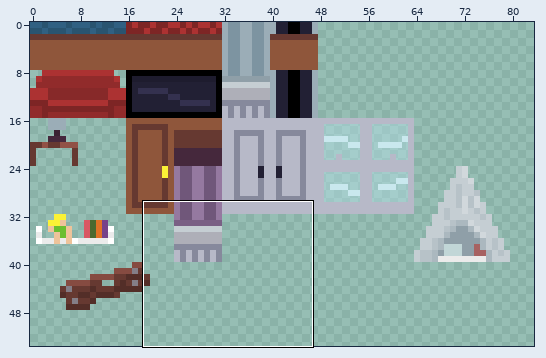
Sprite sheet: src/commonMain/resources/tiles.png. The first picture is a wide view before the edit; the outline marks the close-up.
Close-up. Before the commit:
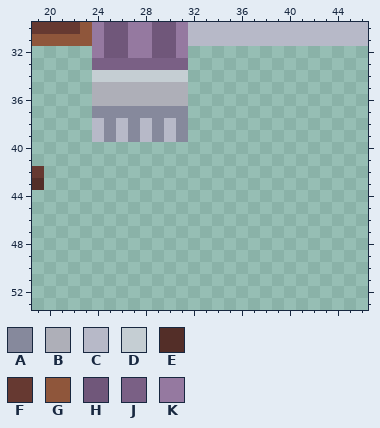
The file is 512x512 pixels. Colours within 5 levels of each other are drawn and written as one. Shown: x 19..46, y 30..53. The wide view leaves out empty margins.
Palette (. is transparent): A #86899c  B #aeafb8  C #b7b9c8  D #c5ced3  E #532e28  F #663931  G #8f563b  H #70577a  J #7a6085  K #9579a0
Pixels before, first column x 19:
30 FFFFGKHHKKHHKCCCCCCCCCCCCCCC
31 GGGGGKHHKKHHKCCCCCCCCCCCCCCC
32 .....KHHKKHHK...............
33 .....JJJJJJJJ...............
34 .....DDDDDDDD...............
35 .....BBBBBBBB...............
36 .....BBBBBBBB...............
37 .....AAAAAAAA...............
38 .....CACACACA...............
39 .....CACACACA...............
40 ............................
41 ............................
42 F...........................
43 E...........................
After the commit:
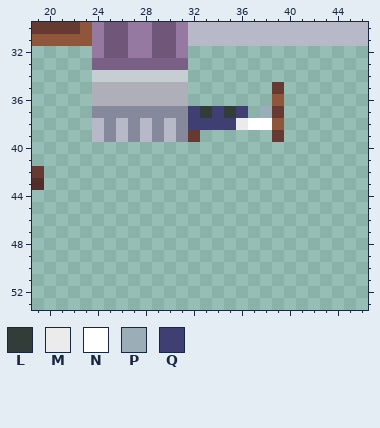
Colours new in this view: L #323c39  M #ebebeb  N #ffffff  P #9badb7  Q #3f3f74
What changed:
Changed rows in their new state; - is an unchanged pixel.
first column x 32:
35 -------F
36 -------G
37 QLQLQ-PF
38 QQQQMNNG
39 F------F
